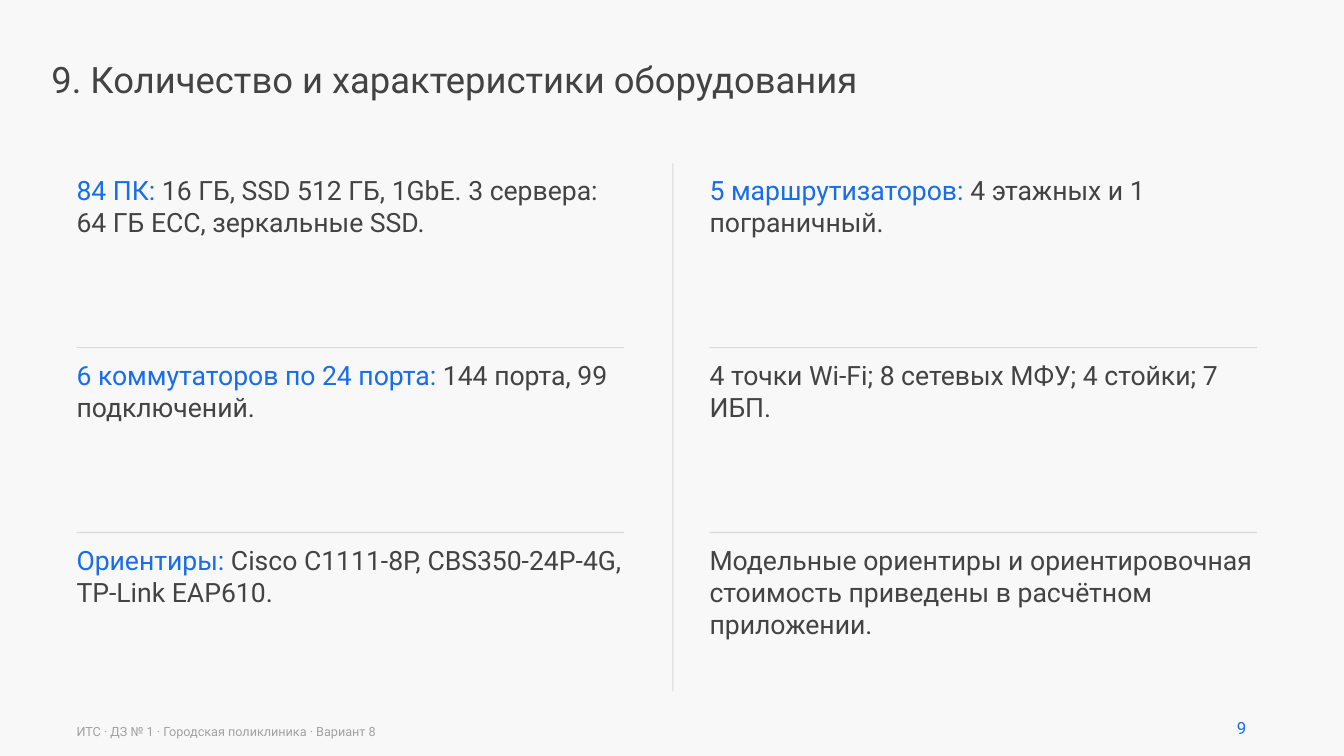
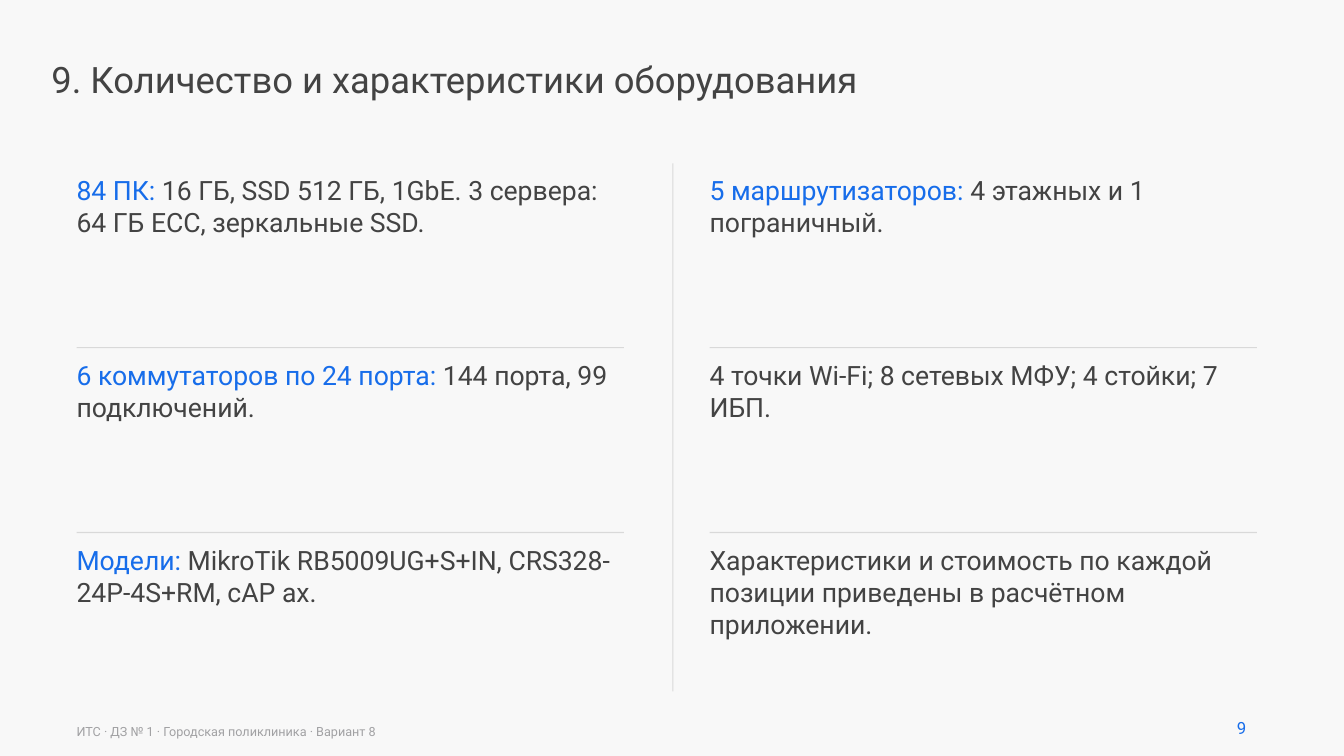
Before and after one commit to warofconnection/dz, a slide deck: slide 9 of docs/Презентация_вариант_8.pptx. Drawn at 1344x756 pixels with LibreOffice and Linux fonts; fonts in the diff are those of the drawing. Boxes give left, top, right and bottom in pixels: in the first picture for what was removed or moved away, otherwise in the second. Text is boxed around its words. In the diff, an @@ line names an element or a change of style, - is before the commit and + after.

```diff
--- a/docs/Презентация_вариант_8.pptx
+++ b/docs/Презентация_вариант_8.pptx
@@ text at [77,550,610,606]: text changed @@
-Ориентиры: Cisco C1111-8P, CBS350-24P-4G, TP-Link EAP610.
+Модели: MikroTik RB5009UG+S+IN, CRS328-24P-4S+RM, cAP ax.
@@ text at [710,551,1212,640]: text changed @@
-Модельные ориентиры и ориентировочная стоимость приведены в расчётном приложении.
+Характеристики и стоимость по каждой позиции приведены в расчётном приложении.
```
Also in this commit, not shown: 6 other slides changed, 20 other files.
